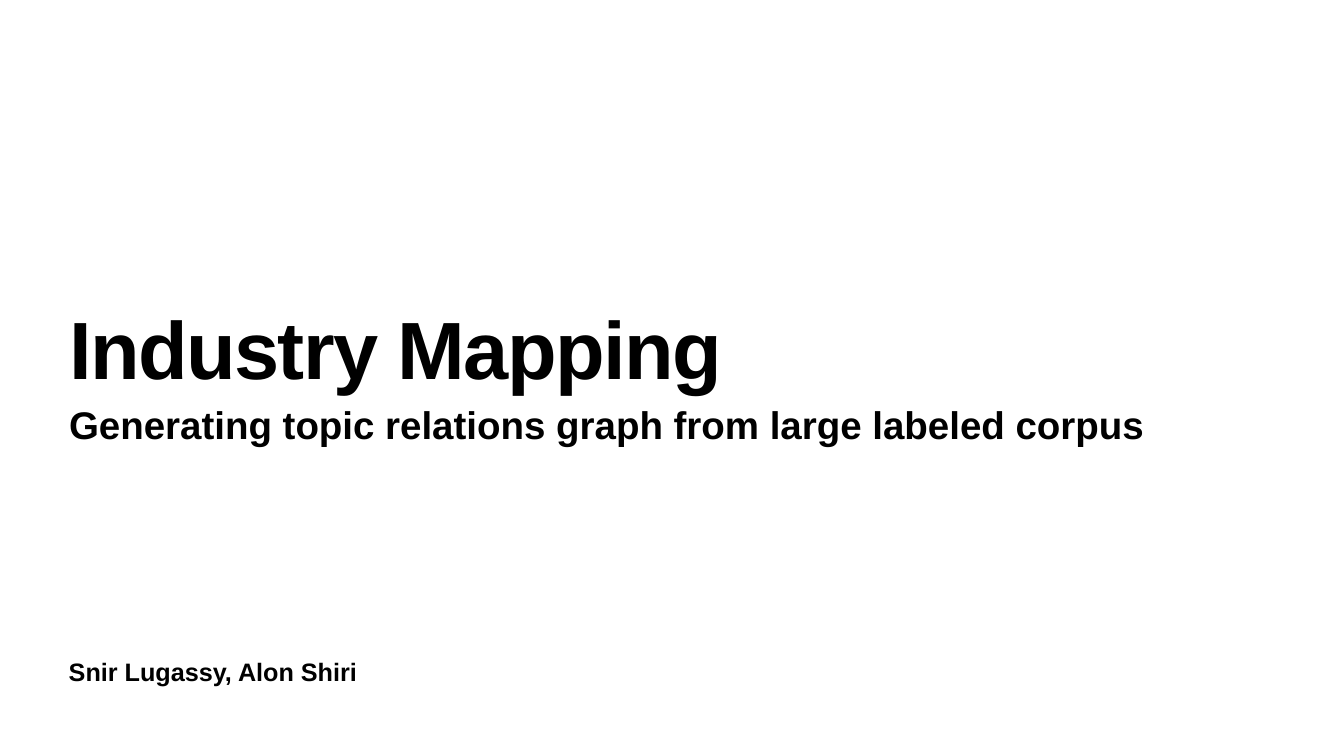
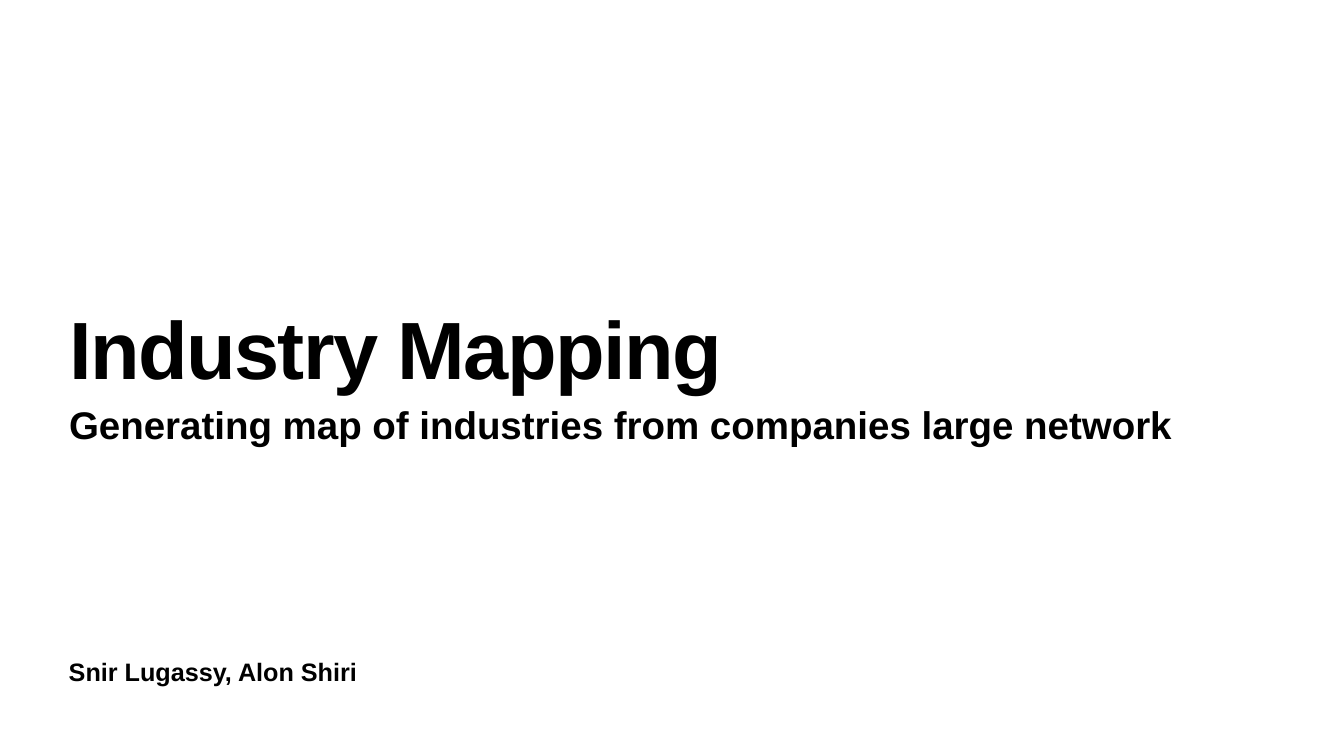
Before and after one commit to snirlugassy/data-science-lab-project, a slide deck: slide 1 of Industry Mapping.pptx. Drawn at 1344x756 pixels with LibreOffice and Linux fonts; fonts in the diff are those of the drawing. Boxes give left, top, right and bottom in pixels: in the first picture for what was removed or moved away, otherwise in the second. Text is boxed around its words. In the diff, an @@ line names an element or a change of style, - is before the commit and + after.

```diff
--- a/Industry Mapping.pptx
+++ b/Industry Mapping.pptx
@@ subtitle at (69, 411, 1171, 447): text changed @@
-Generating topic relations graph from large labeled corpus
+Generating map of industries from companies large network
```
Also in this commit, not shown: 6 other slides changed, 11 slides added, 3 slides removed, 2 other files.
